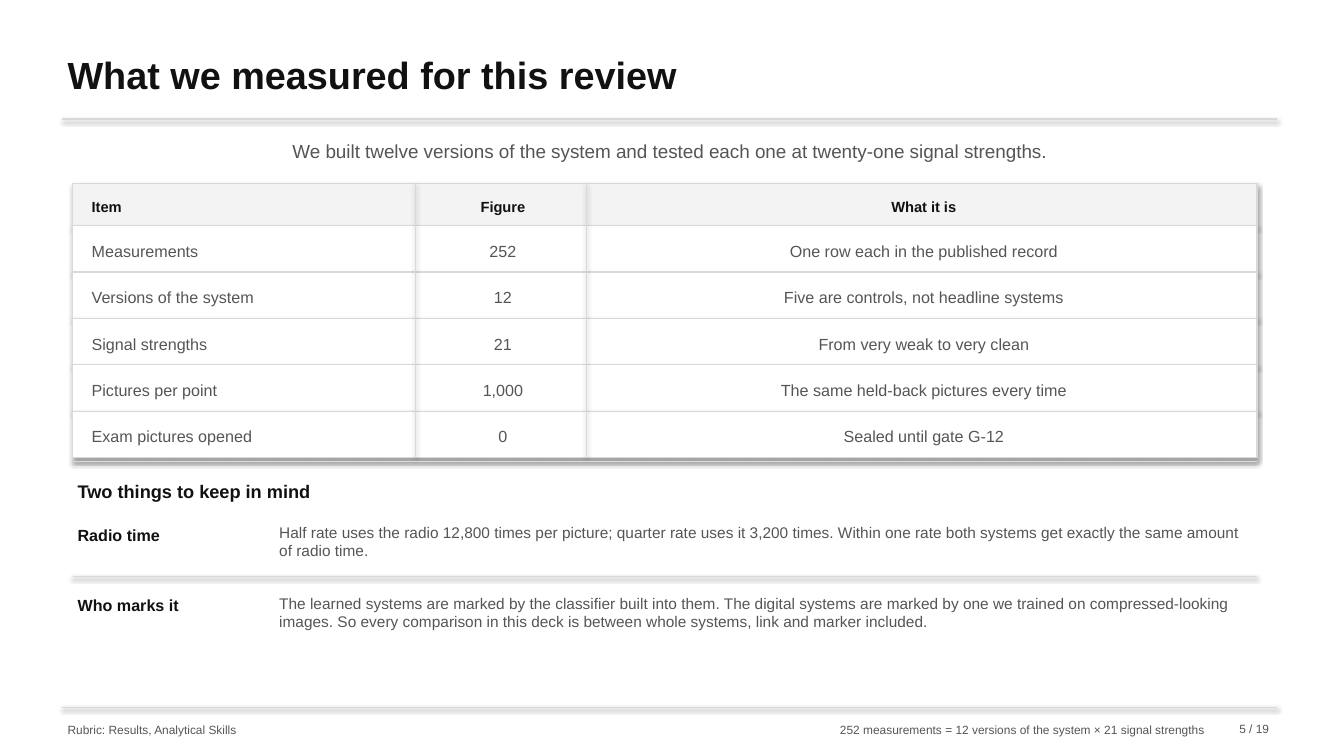
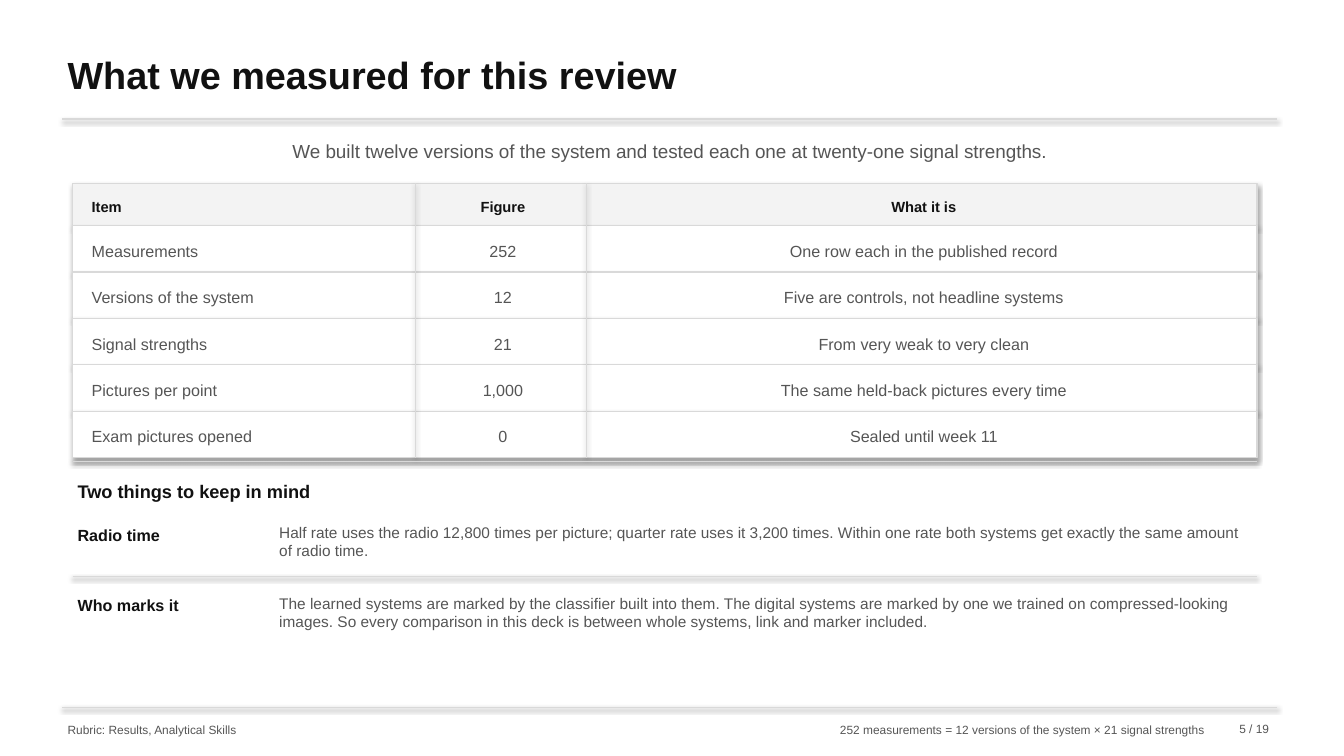
Before and after one commit to nxck2005/capstone, a slide deck: slide 5 of deliverables/review-2/semantic-communication-second-review.pptx. Drawn at 1344x756 pixels with LibreOffice and Linux fonts; fonts in the diff are those of the drawing. Boxes give left, top, right and bottom in pixels: in the first picture for what was removed or moved away, otherwise in the second. Text is boxed around its words. In the diff, an @@ line names an element or a change of style, - is before the commit and + after.

```diff
--- a/deliverables/review-2/semantic-communication-second-review.pptx
+++ b/deliverables/review-2/semantic-communication-second-review.pptx
@@ text at (850,430,998,442): text changed @@
-Sealed until gate G-12
+Sealed until week 11
```
Also in this commit, not shown: 5 other slides changed, 12 other files.
